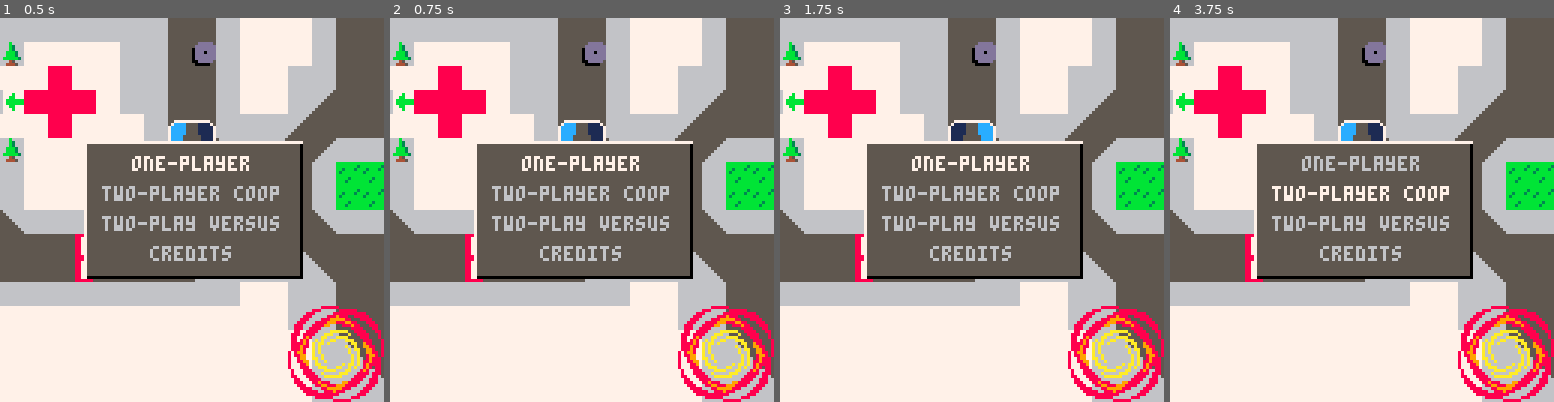
Above: before the commit, frames 1-4 (left to right).
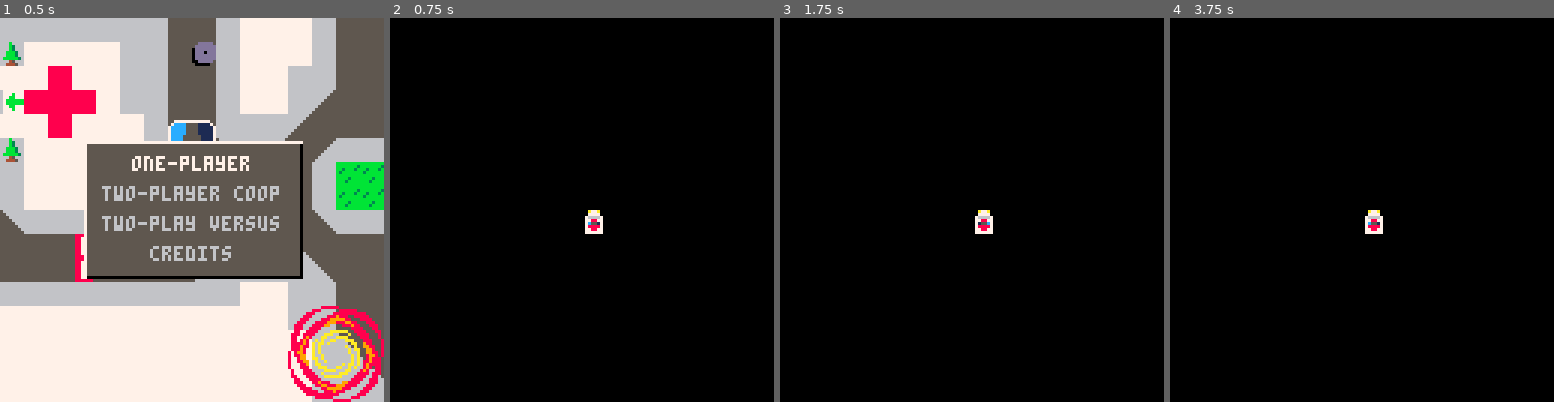
Above: after the commit, the same moments.

Repository: GraulierBrice/ludum-dare-46
Game: PICO-8 cartridge keep-it-alive.p8
Same seed, same stepped clock (60 frames per second), same inputs: the game is played once before the commit and once after it.
Inputs:
- Up to frame 1 (0.5 s): no input
- Up to frame 2 (0.75 s): tap O (Z key) at 0.7 s
- Up to frame 3 (1.75 s): hold Right from 1.6 s (still down); tap O (Z key) at 1.7 s
- Up to frame 4 (3.75 s): release Right at 2.1 s; tap O (Z key) every 0.4 s from 2.1 to 3.7 s; hold Up 2.15-2.42 s; hold Right 2.47-3.03 s; hold Left 3.08-3.58 s; hold Down from 3.63 s (still down)

Frame 1 is identical in both runs. In frame 2, 99% of the frame differs, in the area x 0-100%, y 0-100%; in frame 3, 99%; in frame 4, 99%.

Commit message:
function invoked in menus

Diff:
--- a/keep-it-alive.p8
+++ b/keep-it-alive.p8
@@ -72,17 +72,24 @@
 end
 
 function game_draw()
-
+	spr(0,cam.x+64,cam.y+64)
 
 end
 
 -->8
 -- menu program
-local menus = {
+menus = {
 	{
 		opts={"one-player","two-player coop","two-play versus","credits"},
+		run={function() game.play=true end,nil,nil,function() game.menu_id=2 end},
 		l=72,
 		w=45
+	},
+	{
+		opts={"game designers  ","uLQUIRO","bRICE","programmers     ","uLQUIRO","bRICE","sound designer  ","pUDDY"},
+		run={},
+		l=72,
+		w=85
 	},
 	display = function(menu)
 		draw_menu_box(cam.x+64-menu.l/2,cam.y+64-menu.w/2,menu.l,menu.w,menu.opts) end
@@ -91,6 +98,7 @@
 function menu_update()
 	if (btnp(2)) game.menu_select = max(game.menu_select-1,1)
 	if (btnp(3)) game.menu_select = min(game.menu_select+1,#menus[game.menu_id].opts)
+	if (btnp(4)) then if (menus[game.menu_id].run[game.menu_select]) then menus[game.menu_id].run[game.menu_select]() end end
 end
 
 function menu_draw()
